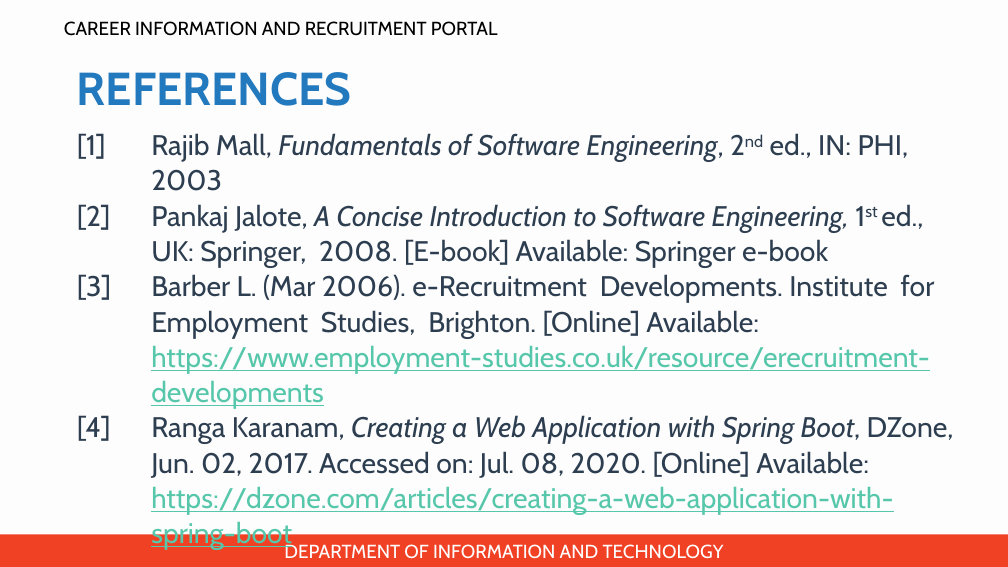
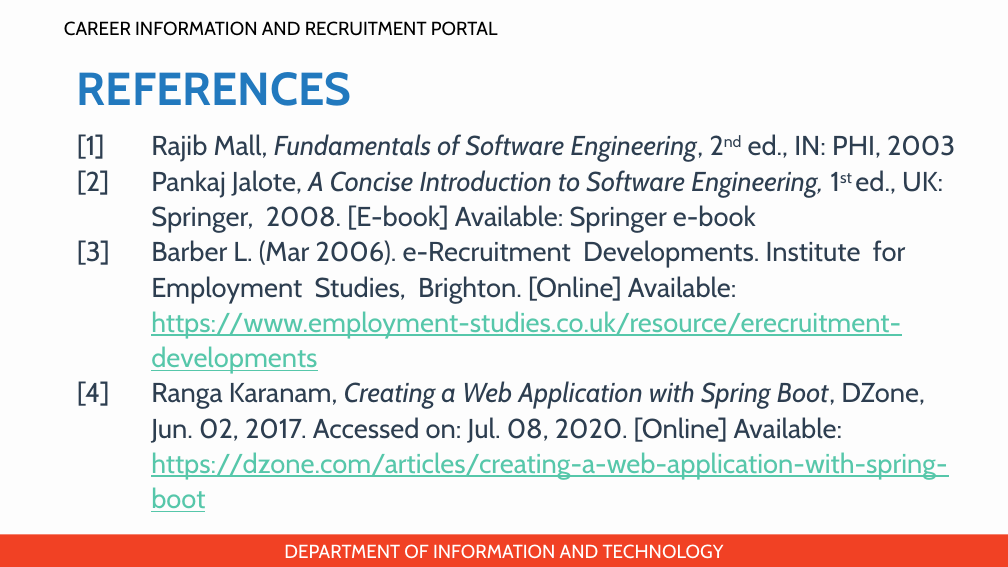
Before and after one commit to jincy-p-janardhanan/Career-Information-and-Recruitment-Portal, a slide deck: slide 37 of Presentation for zeroth review/PPT for zeroth review.pptx. Drawn at 1008x567 pixels with LibreOffice and Linux fonts; fonts in the diff are those of the drawing; background and template pictures are left out. Boxes give left, top, right and bottom in pixels: in the first picture for what was removed or moved away, otherwise in the second. Text is boxed around its words. In the diff, an @@ line names an element or a change of style, - is before the commit and + after.

Commit message:
Corrected Software and hardware specifications, modified proposed methodology, spell & grammar check

```diff
--- a/Presentation for zeroth review/PPT for zeroth review.pptx
+++ b/Presentation for zeroth review/PPT for zeroth review.pptx
@@ text "[1] Rajib Mall, Fundamentals of ..." at [77,134,955,512]: size 27 to 26 pt @@
```
Also in this commit, not shown: 7 other slides changed.
